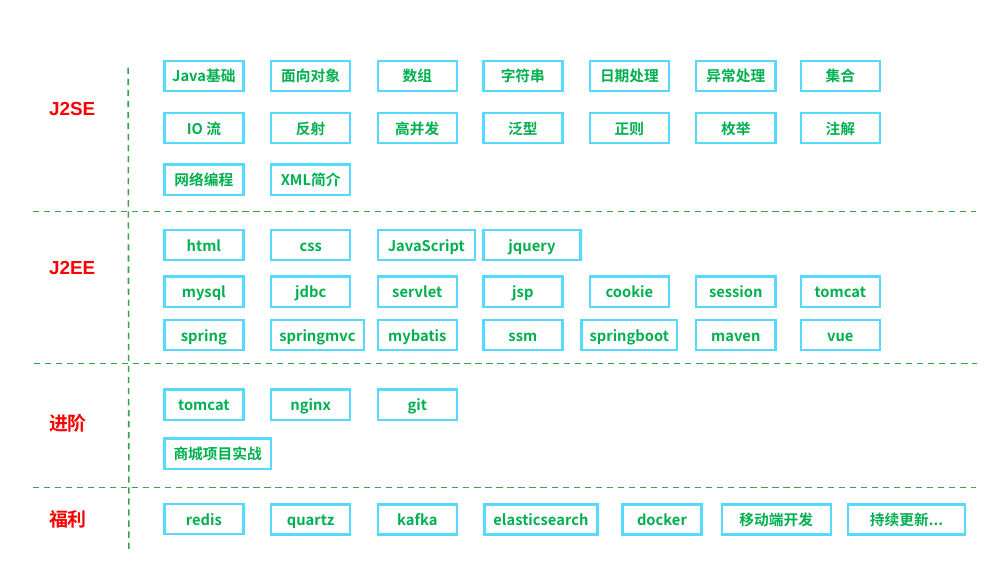
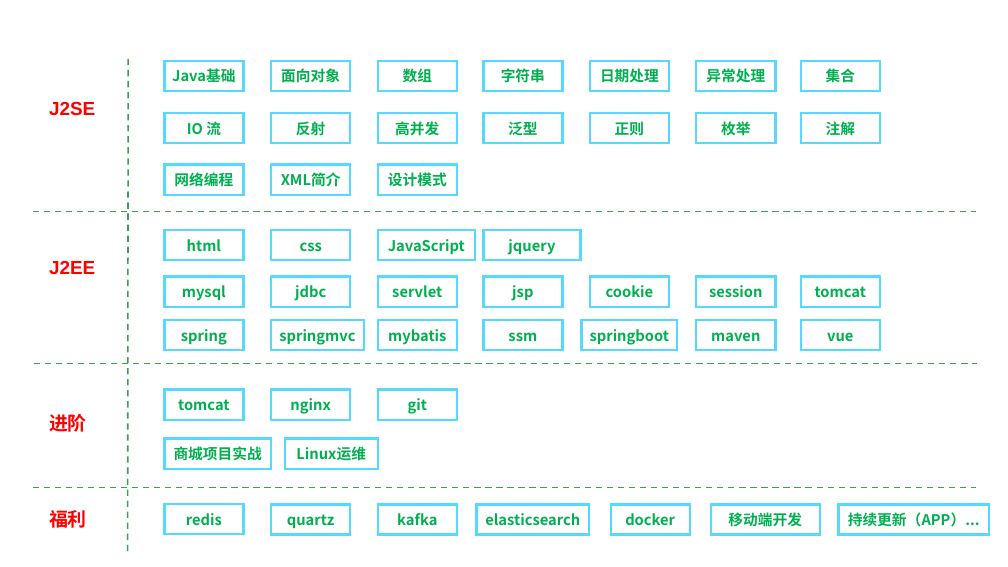
Before and after one commit to linkknown/PPT, a slide deck: slide 2 of 基础PPT/Java教学线路图.pptx. Drawn at 1008x567 pixels with LibreOffice and Linux fonts; fonts in the diff are those of the drawing; background and template pictures are left out. Boxes give left, top, right and bottom in pixels: in the first picture for what was removed or moved away, otherwise in the second. Text is boxed around its words. In the diff, an @@ line names an element or a change of style, - is before the commit and + after.

```diff
--- a/基础PPT/Java教学线路图.pptx
+++ b/基础PPT/Java教学线路图.pptx
@@ line moved from (129, 68) - (129, 550) to (129, 59) - (128, 552) @@
@@ rectangle added at (378, 165, 457, 195), outline #55D9FF 2.25 pt, 14 pt, text #00B050, bold @@
+设计模式
@@ rectangle added at (285, 439, 378, 469), outline #55D9FF 2.25 pt, 14 pt, text #00B050, bold @@
+Linux运维
@@ 3 rectangles: place and size @@
-3 rectangles at (485, 504, 831, 535)
+3 rectangles at (476, 504, 820, 535)
@@ rectangle "持续更新（APP）...": place and size @@
-rectangle "持续更新（APP）..." at (848, 504, 965, 535)
+rectangle "持续更新（APP）..." at (839, 504, 989, 535)
@@ text in rectangle at (848, 512, 980, 527): text changed @@
-持续更新...
+持续更新（APP）...
```
Also in this commit, not shown: 2 other files.
